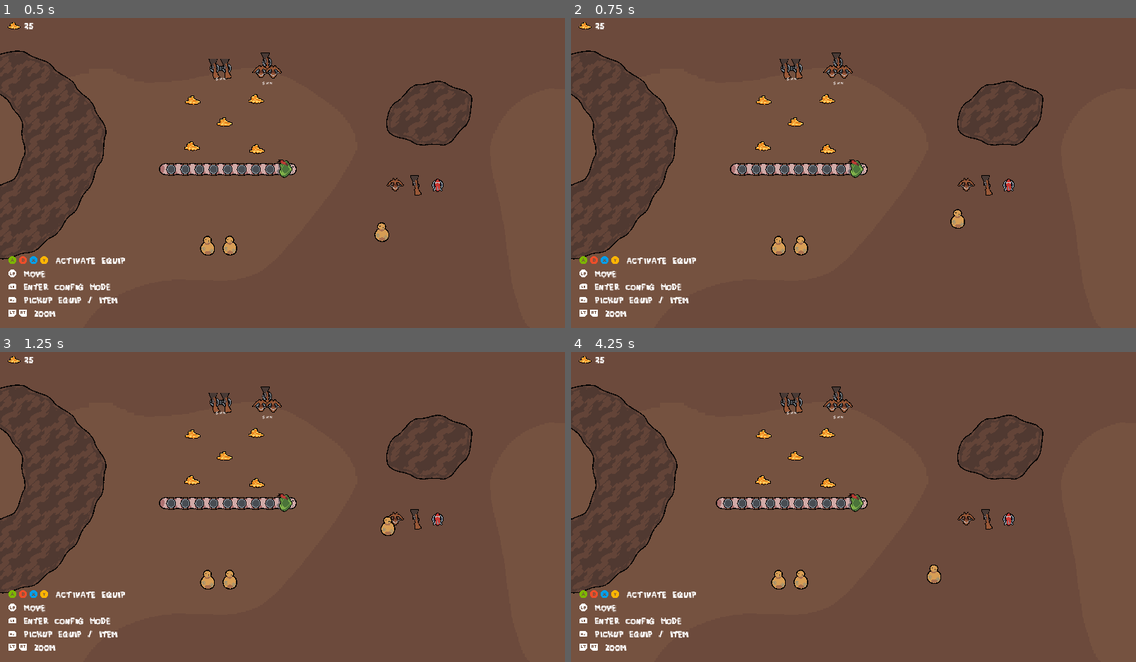
Above: before the commit, frames 1-4 (two rows, left to right).
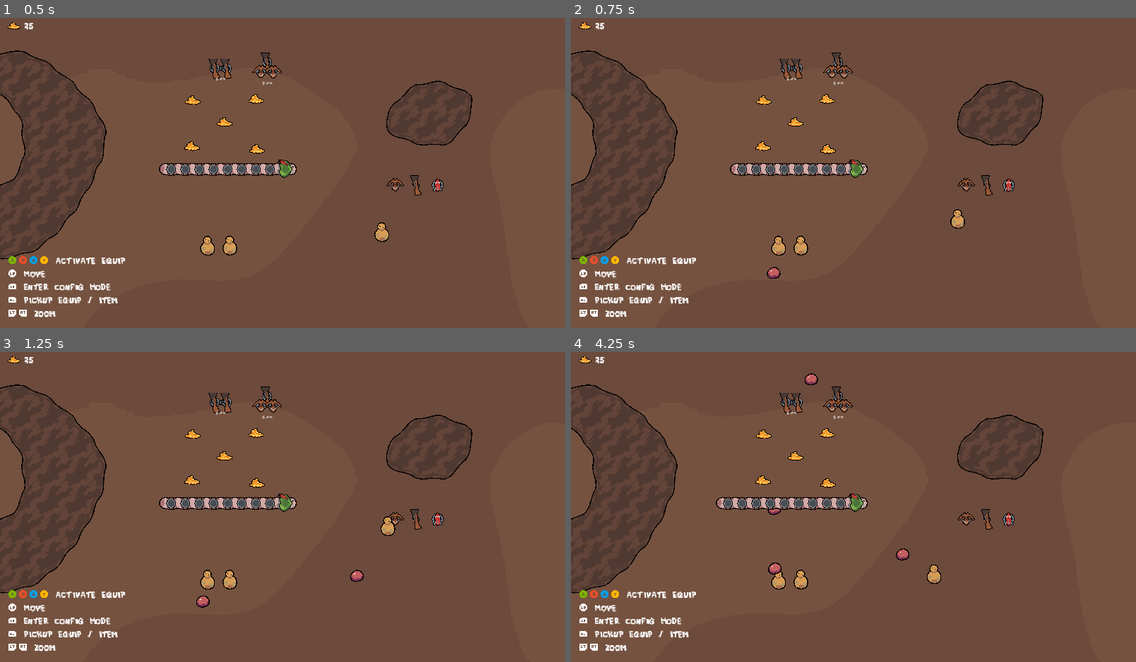
Above: after the commit, the same moments.

Repository: Justuna/worm-odyssey
Game: Godot game, scene res://scenes/tests/worm_test.tscn
The game is run twice, just before and just after one commit, with the same random seed, the same clock (stepped at 60 frames per second) and the same inputs.
Inputs (mouse positions are in pixels of both pictures, inside the frame that each line leads up to):
- Up to frame 1 (0.5 s): no input
- Up to frame 2 (0.75 s): tap Enter at 0.5 s; move the mouse to (977, 154) at 0.52 s; hold D from 0.53 s (still down); hold Alt from 0.53 s (still down); click (977, 154) at 0.67 s
- Up to frame 3 (1.25 s): keep holding D; keep holding Alt; tap Space at 0.77 s
- Up to frame 4 (4.25 s): release D at 1.25 s; release Alt at 1.25 s; drag from (740, 519) to (853, 503) at 1.27 s; move the mouse to (910, 432) at 2.02 s; hold D 2.03-2.75 s; hold Ctrl 2.03-2.75 s; drag from (825, 565) to (757, 503) at 2.77 s; move the mouse to (1023, 550) at 3.52 s; hold Down (ui_down) from 3.53 s (still down); tap G at 3.6 s; tap Space at 3.77 s

Frame 1 is identical in both runs. In frame 2, less than 0.1% of the frame differs, in the area x 34-38%, y 80-85%; in frame 3, 0.1%; in frame 4, 0.3%, in the area x 34-60%, y 6-72%.

Commit message:
Fix bugs with new damage system

Diff:
--- a/prefabs/enemies/slime.tscn
+++ b/prefabs/enemies/slime.tscn
@@ -115,9 +115,10 @@
 health = NodePath("../../Health")
 hurtbox = NodePath("..")
 
-[node name="DamageInstance" type="Node" parent="." node_paths=PackedStringArray("base_stat")]
+[node name="DamageInstance" type="Node" parent="." node_paths=PackedStringArray("base_stat", "team")]
 script = ExtResource("8_7lvxo")
 base_stat = NodePath("../StatBlock/Damage")
+team = NodePath("../Team")
 
 [node name="Hitbox" type="Area2D" parent="." node_paths=PackedStringArray("entity", "team")]
 monitorable = false
--- a/scenes/tests/worm_test.tscn
+++ b/scenes/tests/worm_test.tscn
@@ -859,7 +859,6 @@
 [node name="PassiveSpawner" type="Node" parent="World" node_paths=PackedStringArray("worm", "credits")]
 script = ExtResource("29_sc2bx")
 worm = NodePath("../PlayerWorm/Worm")
-enabled = false
 base_spawn_rate = 4.9
 wave_spawn_rate = 0.5
 start_with_wave = true
--- a/scripts/entities/hit_detection/damage_instance/damage_instance.gd
+++ b/scripts/entities/hit_detection/damage_instance/damage_instance.gd
@@ -27,15 +27,17 @@
 
 
 func notify_pre_damage(health: Health):
-	var listener = team.entity_owner.get_node_or_null("DamageInstanceListener") as DamageInstanceListener
-	if listener:
-		listener.notify_pre_damage(self, health)
+	if is_instance_valid(team.entity_owner):
+		var listener = team.entity_owner.get_node_or_null("DamageInstanceListener") as DamageInstanceListener
+		if listener:
+			listener.notify_pre_damage(self, health)
 
 
 func notify_post_damage(health: Health):
-	var listener = team.entity_owner.get_node_or_null("DamageInstanceListener") as DamageInstanceListener
-	if listener:
-		listener.notify_post_damage(self, health)
+	if is_instance_valid(team.entity_owner):
+		var listener = team.entity_owner.get_node_or_null("DamageInstanceListener") as DamageInstanceListener
+		if listener:
+			listener.notify_post_damage(self, health)
 
 
 func reset():
